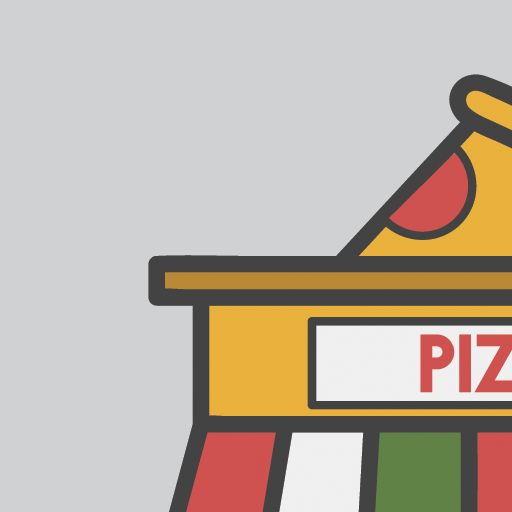
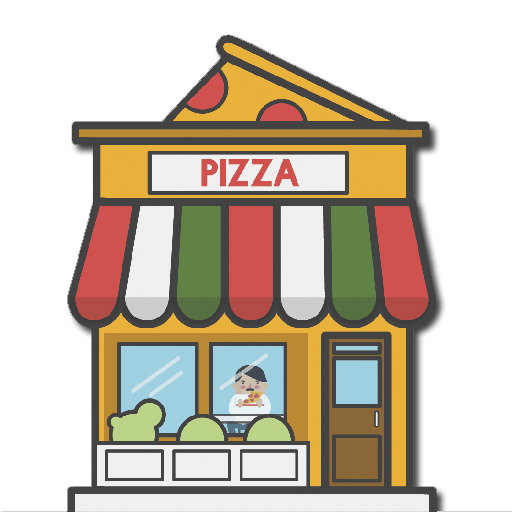
Before/after of a 512x512 layered artwork. What changed in the layer stack:
painted on "Layer 3" over box(0, 0, 512, 512)
removed layer "Layer 2" over box(81, 41, 412, 470)
